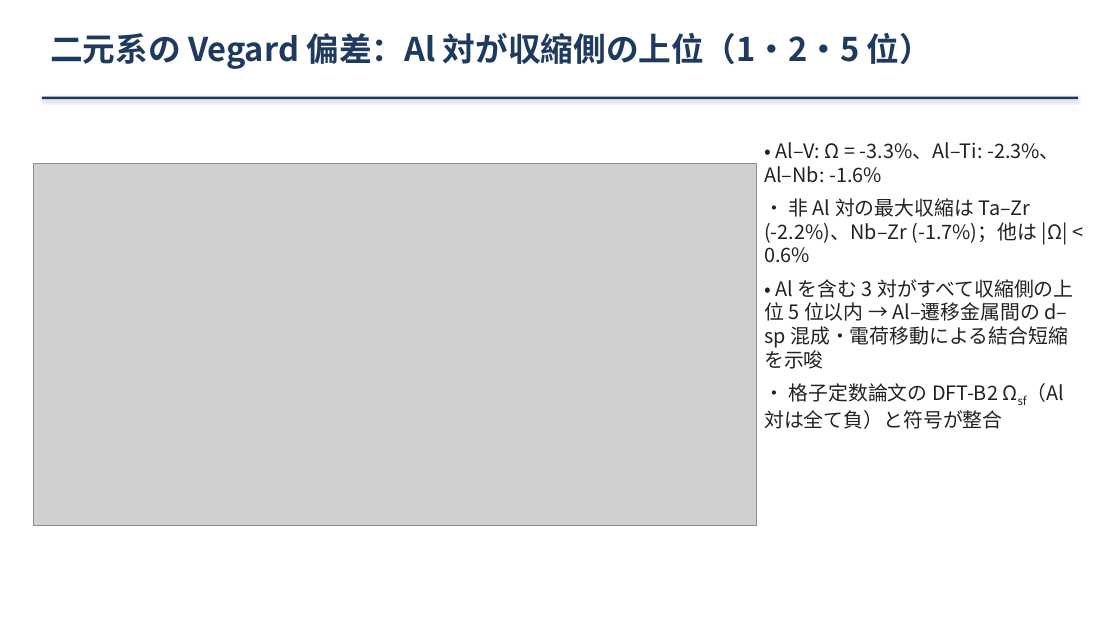
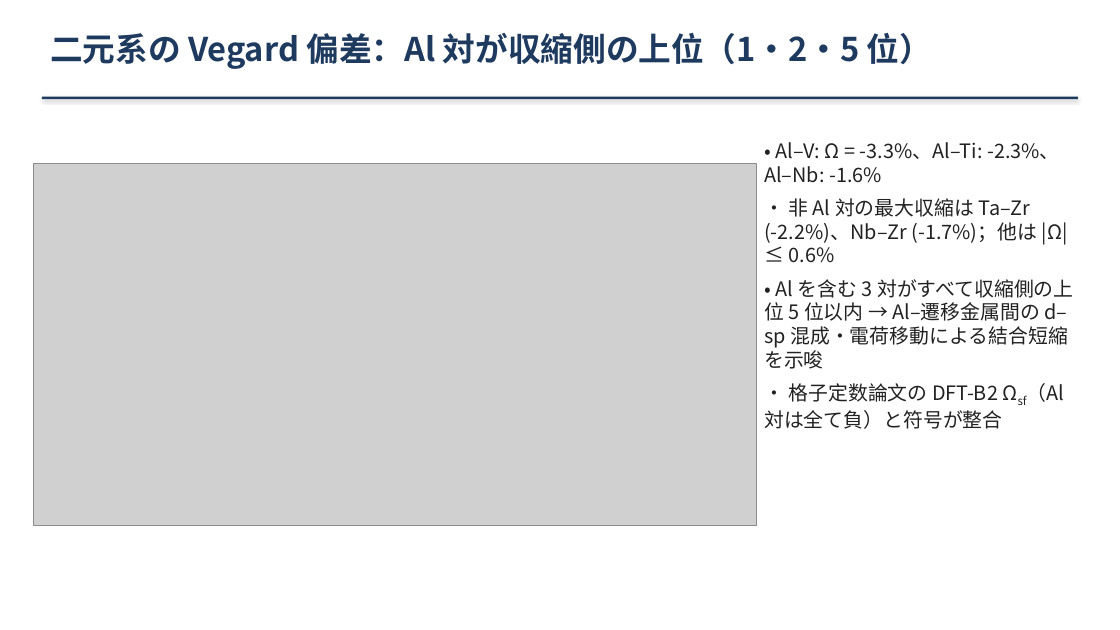
Before and after one commit to minimumtone/machine-learning, a slide deck: slide 5 of mlip_bader/slides/al_effect_bcc_hea.pptx. Drawn at 1120x630 pixels with LibreOffice and Linux fonts; fonts in the diff are those of the drawing; grey boxes stand for pictures. Boxes give left, top, right and bottom in pixels: in the first picture for what was removed or moved away, otherwise in the second. Text is boxed around its words. In the diff, an @@ line names an element or a change of style, - is before the commit and + after.

```diff
--- a/mlip_bader/slides/al_effect_bcc_hea.pptx
+++ b/mlip_bader/slides/al_effect_bcc_hea.pptx
@@ text at (764,198,1068,263): text changed @@
-• 非 Al 対の最大収縮は Ta–Zr (-2.2%)、Nb–Zr (-1.7%)；他は |Ω| < 0.6%
+• 非 Al 対の最大収縮は Ta–Zr (-2.2%)、Nb–Zr (-1.7%)；他は |Ω| ≤ 0.6%
```
Also in this commit, not shown: 4 other slides changed, 2 other files.
